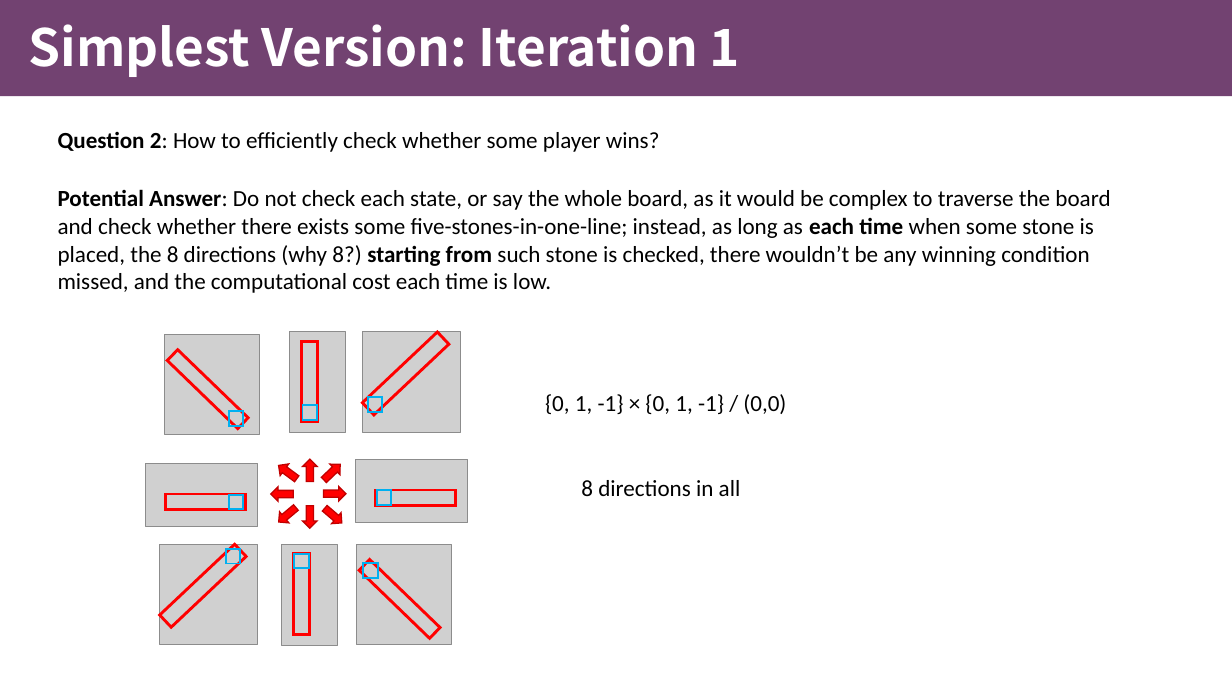
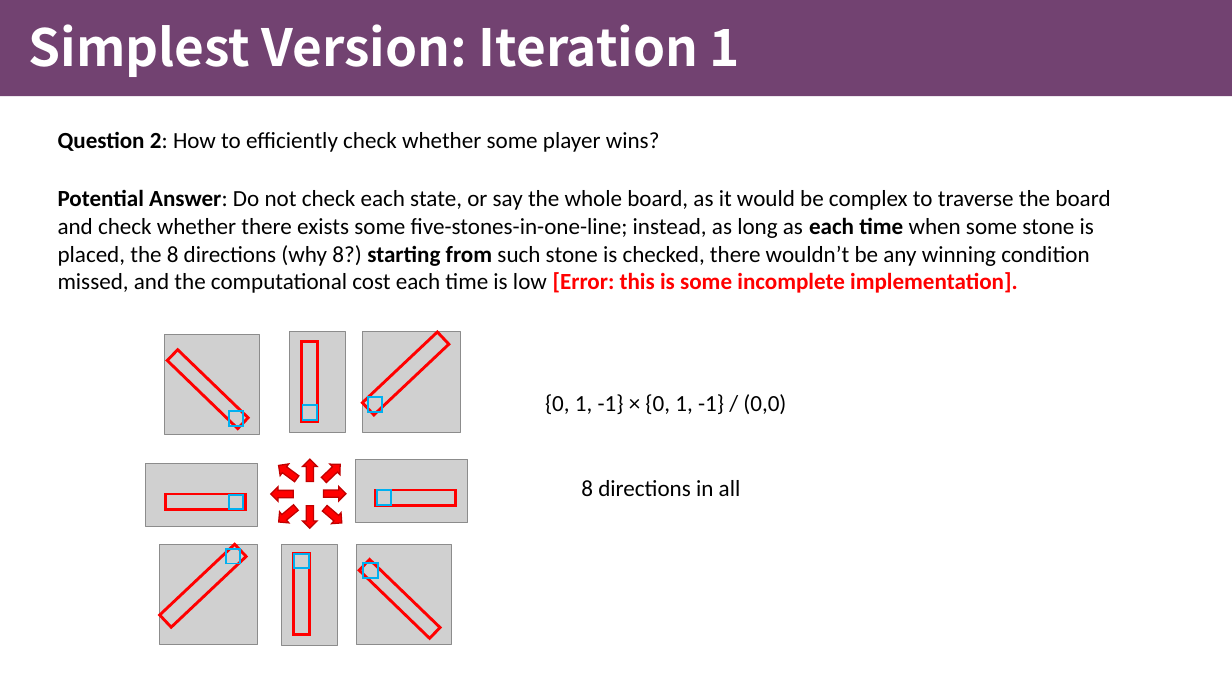
Before and after one commit to Guiliang/courses, a slide deck: slide 7 of cuhk-csc-1004/slides/CSC1004 Tutorial 5.pptx. Drawn at 1232x693 pixels with LibreOffice and Linux fonts; fonts in the diff are those of the drawing; grey boxes stand for pictures; background and template pictures are left out. Boxes give left, top, right and bottom in pixels: in the first picture for what was removed or moved away, otherwise in the second. Text is boxed around its words. In the diff, an @@ line names an element or a change of style, - is before the commit and + after.

```diff
--- a/cuhk-csc-1004/slides/CSC1004 Tutorial 5.pptx
+++ b/cuhk-csc-1004/slides/CSC1004 Tutorial 5.pptx
@@ text at (x1=58, y1=189, x2=1110, y2=293): text changed @@
-Potential Answer: Do not check each state, or say the whole board, as it would be complex to traverse the board and check whether there exists some five-stones-in-one-line; instead, as long as each time when some stone is placed, the 8 directions (why 8?) starting from such stone is checked, there wouldn’t be any winning condition missed, and the computational cost each time is low.
+Potential Answer: Do not check each state, or say the whole board, as it would be complex to traverse the board and check whether there exists some five-stones-in-one-line; instead, as long as each time when some stone is placed, the 8 directions (why 8?) starting from such stone is checked, there wouldn’t be any winning condition missed, and the computational cost each time is low [Error: this is some incomplete implementation].
```
Also in this commit, not shown: 1 slide added, 2 other files.
